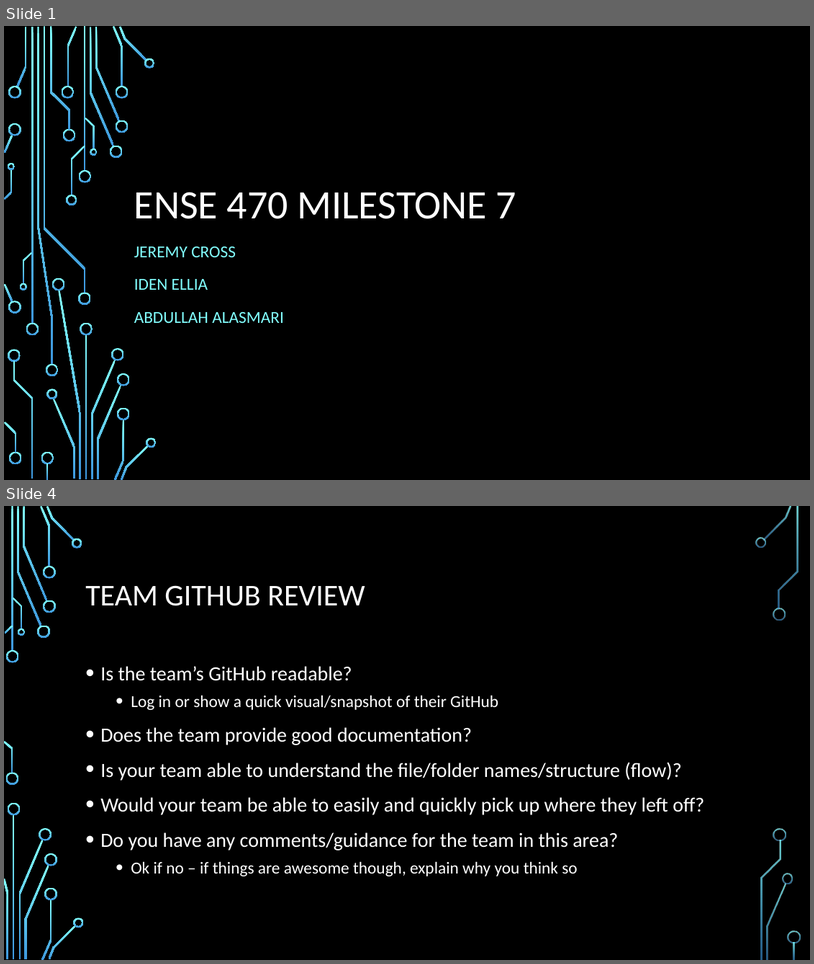
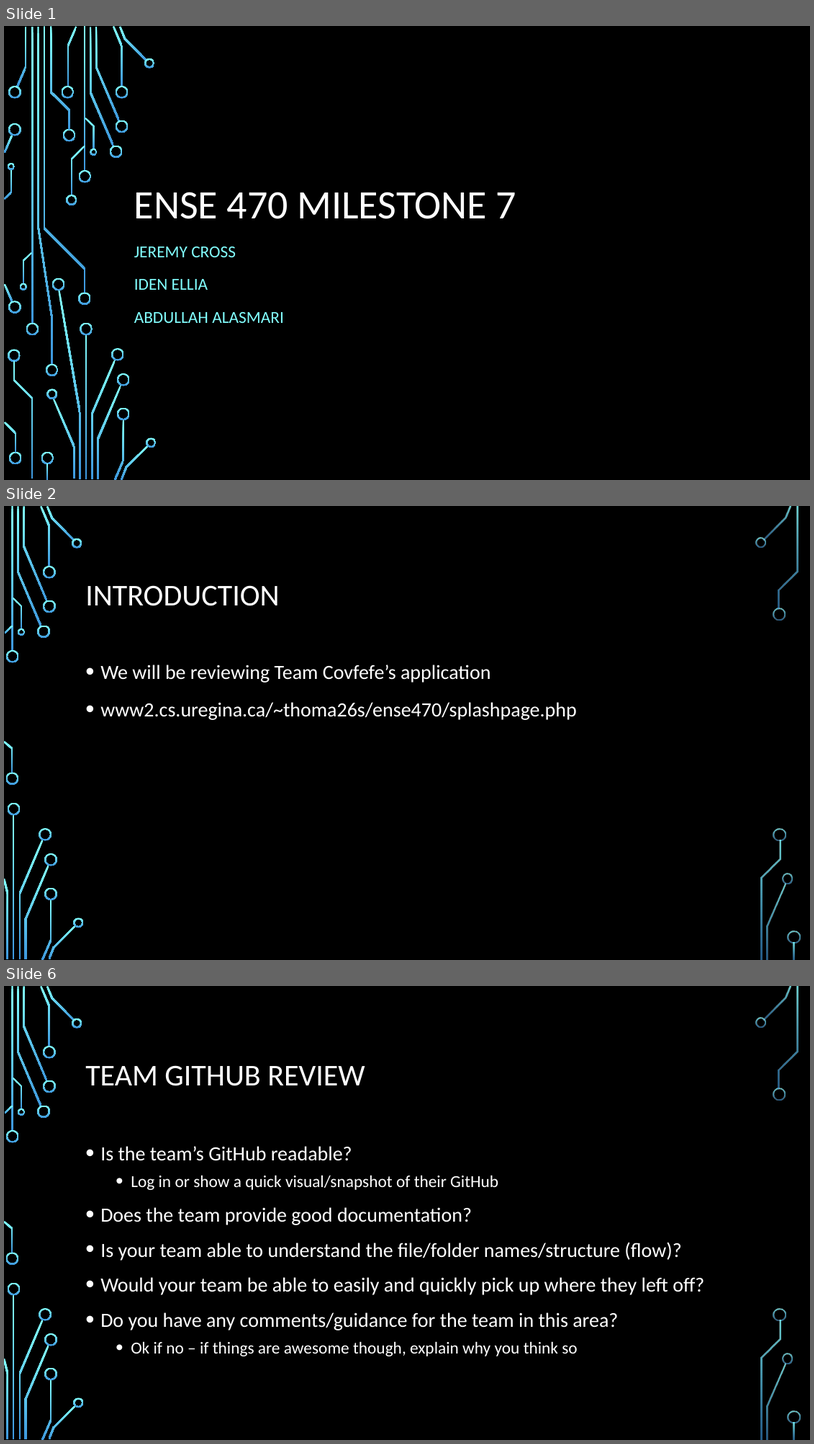
Before and after one commit to ureginastudent/PROJECT, a slide deck: Milestone 7/ENSE 470 Milestone 7.pptx. Shown one above the other, each under a label of ours: slides 1 and 4 before the commit, slides 1, 2 and 6 after it; the slides between them are not shown. The pictures are 814x964 and 814x1444 pixels, drawn with LibreOffice and Linux fonts; fonts in the diff are those of the drawing; background and template pictures are left out. Boxes give left, top, right and bottom in pixels: in the first picture for what was removed or moved away, otherwise in the second. Text is boxed around its words. In the diff, an @@ line names an element or a change of style, - is before the commit and + after.

Commit message:
Update: completed GitHub Review

```diff
--- a/Milestone 7/ENSE 470 Milestone 7.pptx
+++ b/Milestone 7/ENSE 470 Milestone 7.pptx
@@ slide 2 added at bbox=[4, 506, 810, 960], background picture (left out); not listed: 36 template elements that a slide beside it also shows @@
@@ title added at bbox=[85, 585, 279, 606], 36 pt, text #FFFFFF @@
+INTRODUCTION
@@ text added at bbox=[100, 664, 577, 720], 24 pt, text #FFFFFF @@
+• We will be reviewing Team Covfefe’s application
+• www2.cs.uregina.ca/~thoma26s/ense470/splashpage.php
@@ what was slide 4 is now slide 6 @@
```
Also in this commit, not shown: 4 other slides added, 3 slides removed.
